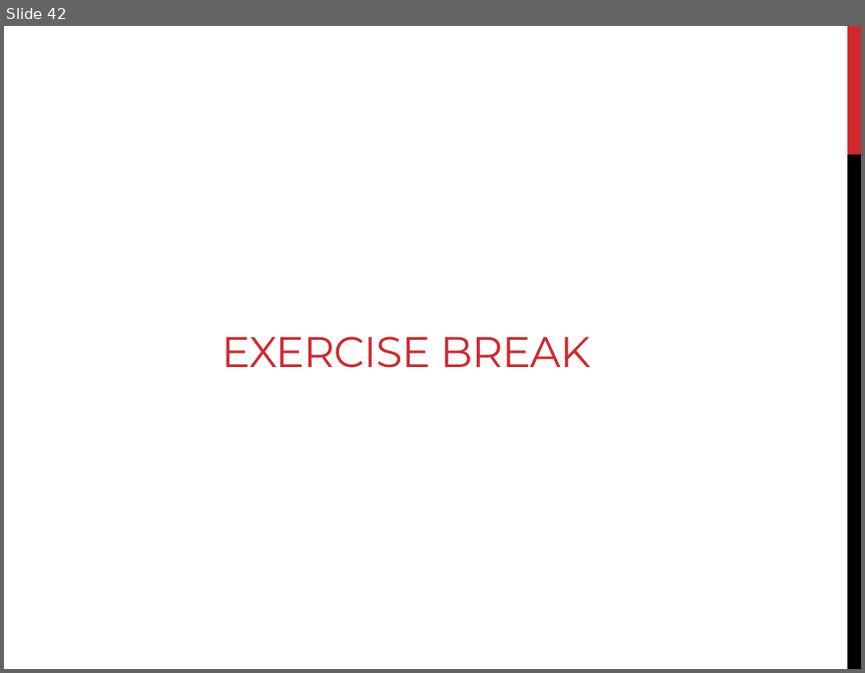
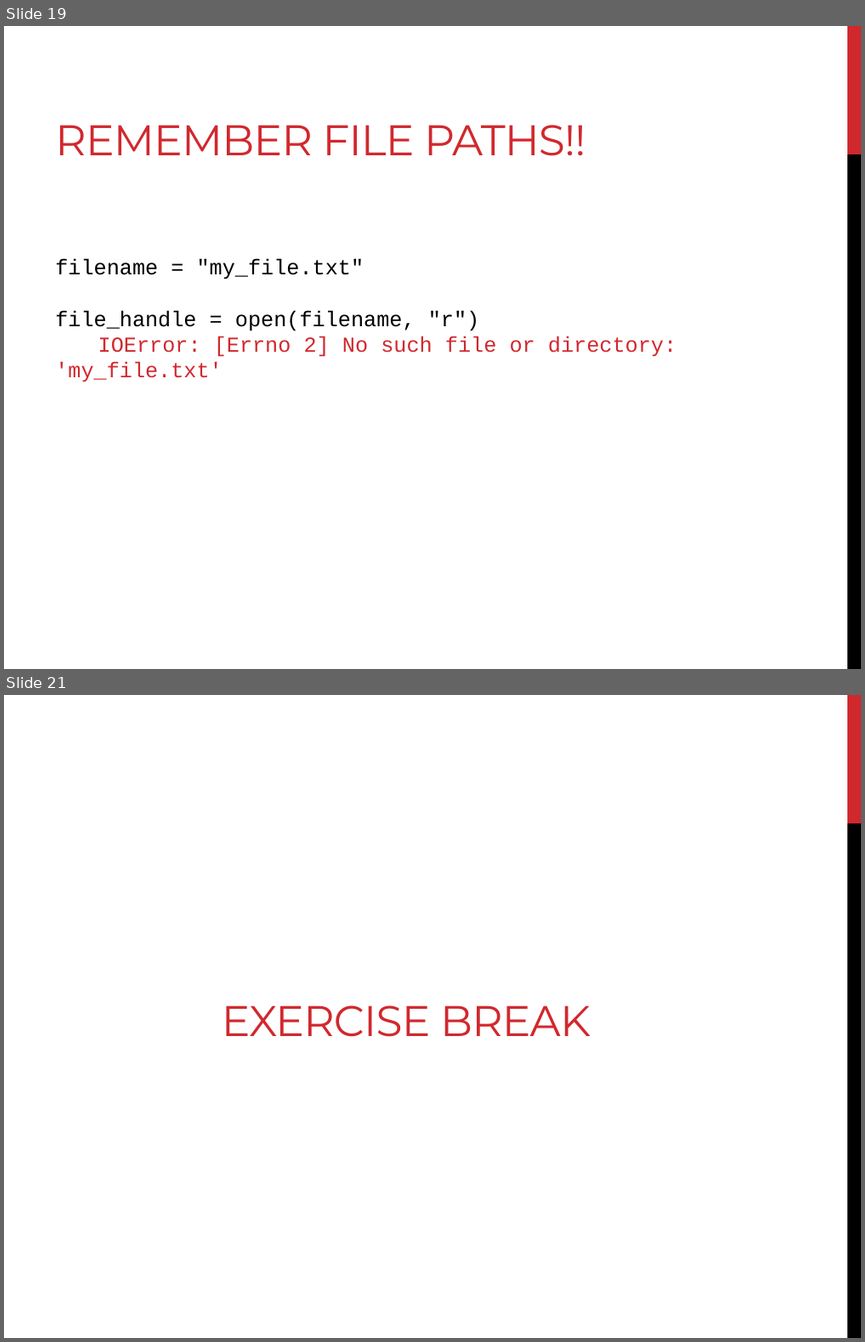
Before and after one commit to BjornFJohansson/ccbb_bigdata2015_python, a slide deck: slides/slides_day4.pptx. Shown one above the other, each under a label of ours: slide 42 before the commit, slides 19 and 21 after it; the slides between them are not shown. The pictures are 865x673 and 865x1342 pixels, drawn with LibreOffice and Linux fonts; fonts in the diff are those of the drawing. Boxes give left, top, right and bottom in pixels: in the first picture for what was removed or moved away, otherwise in the second. Text is boxed around its words. In the diff, an @@ line names an element or a change of style, - is before the commit and + after.

```diff
--- a/slides/slides_day4.pptx
+++ b/slides/slides_day4.pptx
@@ slide 19 added at bbox=[4, 26, 861, 669], background #FFFFFF; not listed: 2 template elements that a slide beside it also shows @@
@@ title added at bbox=[55, 125, 585, 156], 36 pt, text #D1282E @@
+REMEMBER FILE PATHS!!
@@ text added at bbox=[55, 259, 676, 382], 18 pt, text #000000 @@
+filename = "my_file.txt"
+file_handle = open(filename, "r")
+IOError: [Errno 2] No such file or directory: 'my_file.txt'
@@ what was slide 42 is now slide 21 @@
```
Also in this commit, not shown: 1 slide changed, 24 other slides added, 27 other files.
